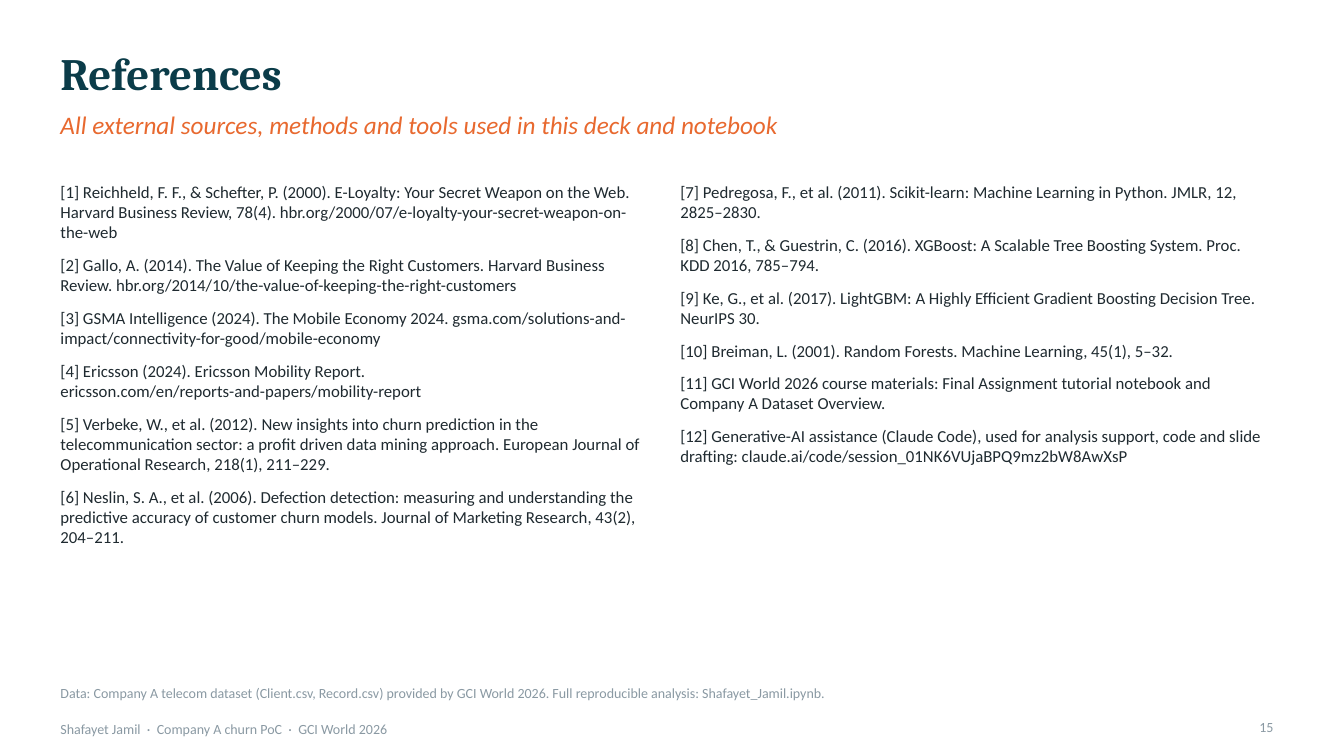
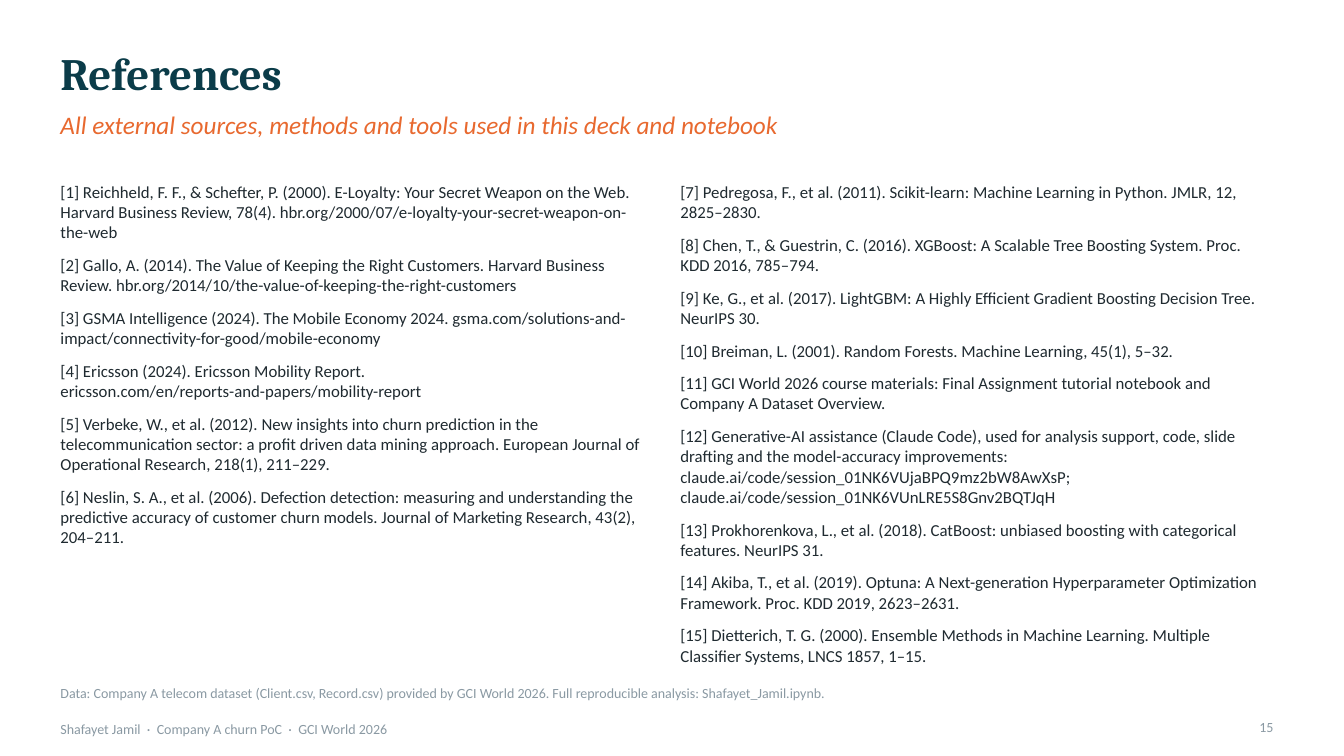
Before and after one commit to Shafayet-jamil/final-assignment-gci, a slide deck: slide 15 of Shafayet_Jamil.pptx. Drawn at 1344x756 pixels with LibreOffice and Linux fonts; fonts in the diff are those of the drawing. Boxes give left, top, right and bottom in pixels: in the first picture for what was removed or moved away, otherwise in the second. Text is boxed around its words. In the diff, an @@ line names an element or a change of style, - is before the commit and + after.

```diff
--- a/Shafayet_Jamil.pptx
+++ b/Shafayet_Jamil.pptx
@@ text at [680, 430, 1257, 665]: text changed @@
-[12] Generative-AI assistance (Claude Code), used for analysis support, code and slide drafting: claude.ai/code/session_01NK6VUjaBPQ9mz2bW8AwXsP
+[12] Generative-AI assistance (Claude Code), used for analysis support, code, slide drafting and the model-accuracy improvements: claude.ai/code/session_01NK6VUjaBPQ9mz2bW8AwXsP; claude.ai/code/session_01NK6VUnLRE5S8Gnv2BQTJqH
+[13] Prokhorenkova, L., et al. (2018). CatBoost: unbiased boosting with categorical features. NeurIPS 31.
+[14] Akiba, T., et al. (2019). Optuna: A Next-generation Hyperparameter Optimization Framework. Proc. KDD 2019, 2623–2631.
+[15] Dietterich, T. G. (2000). Ensemble Methods in Machine Learning. Multiple Classifier Systems, LNCS 1857, 1–15.
```
Also in this commit, not shown: 11 other slides changed, 2 other files.
